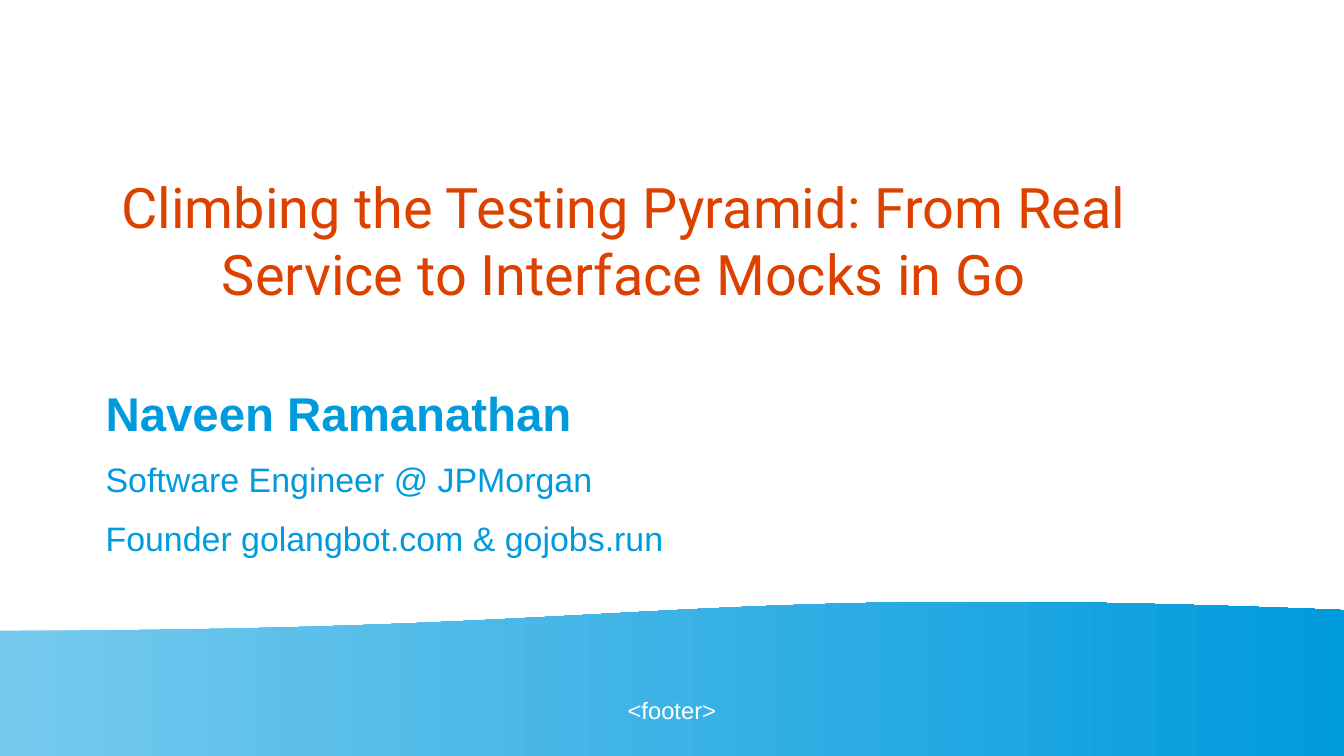
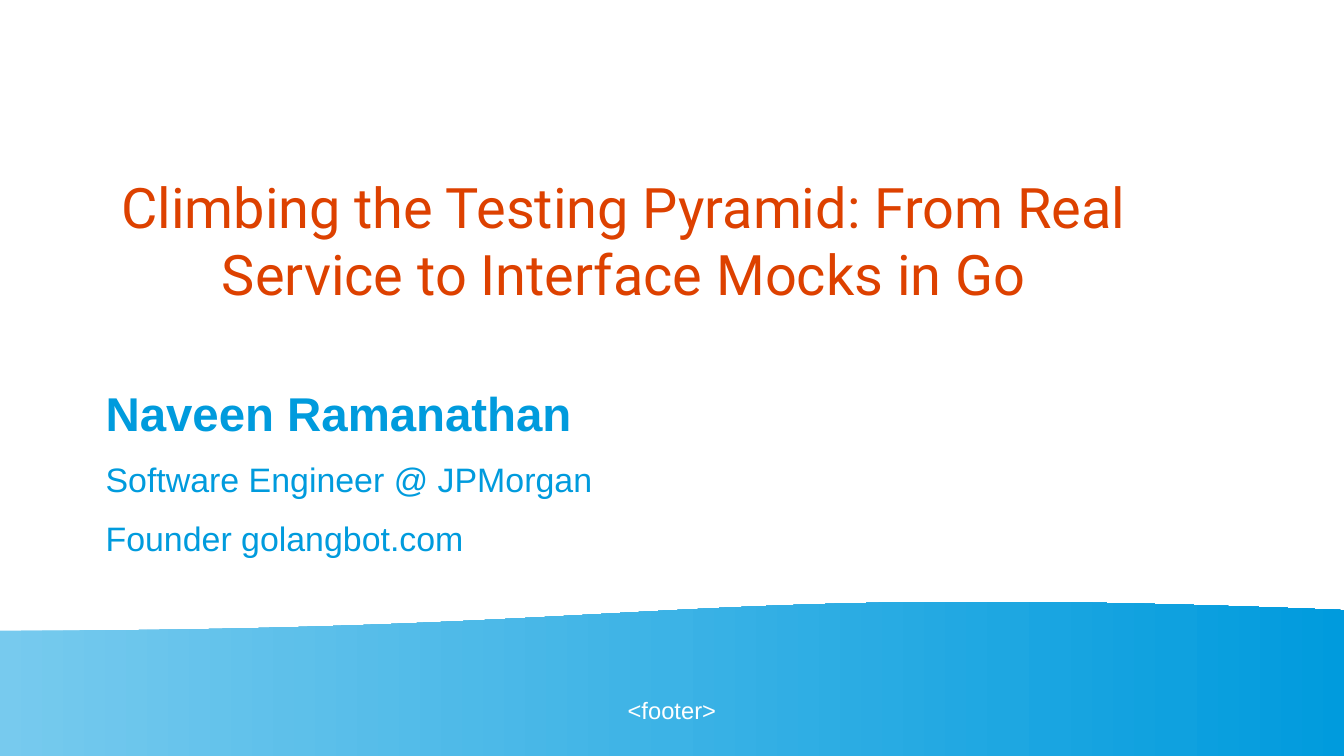
Before and after one commit to golangbot/gophercon-uk-2025-talk, a slide deck: slide 1 of Presentation.odp. Drawn at 1344x756 pixels with LibreOffice and Linux fonts; fonts in the diff are those of the drawing. Boxes give left, top, right and bottom in pixels: in the first picture for what was removed or moved away, otherwise in the second. Text is boxed around its words. In the diff, an @@ line names an element or a change of style, - is before the commit and + after.

```diff
--- a/Presentation.odp
+++ b/Presentation.odp
@@ text at box(106, 526, 463, 558): text changed @@
-Founder golangbot.com & gojobs.run
+Founder golangbot.com
```
Also in this commit, not shown: 1 other file.
